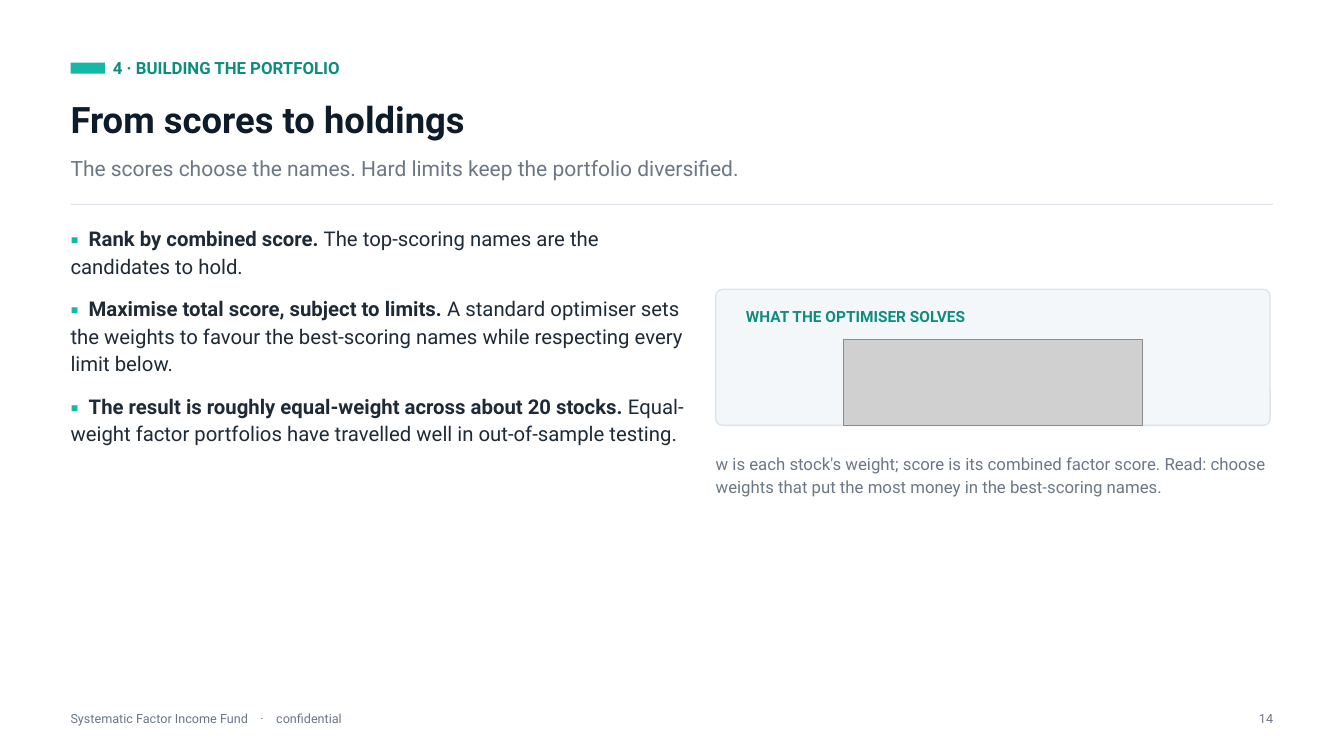
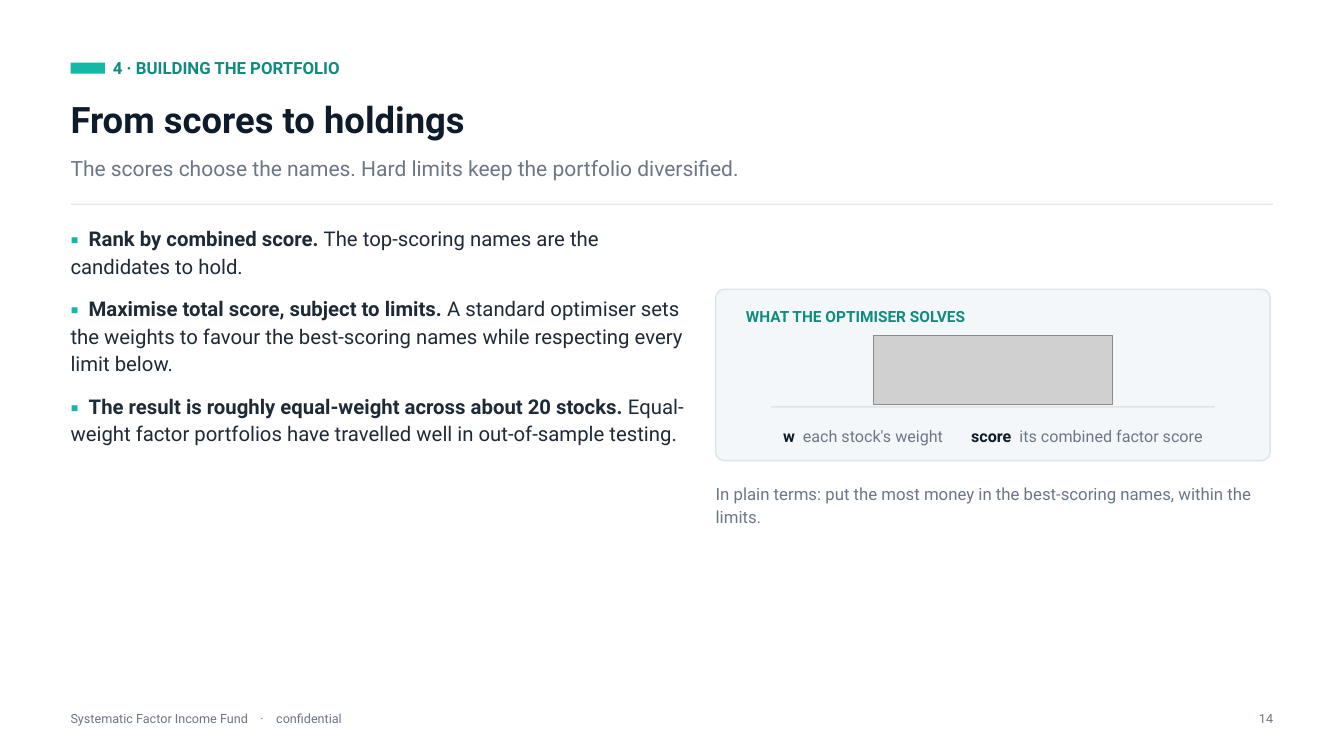
Before and after one commit to diegogomezpy/Portfolio_Algo_Trader, a slide deck: slide 19 of presentation/Systematic-Factor-Income-Fund.pptx. Drawn at 1344x756 pixels with LibreOffice and Linux fonts; fonts in the diff are those of the drawing; grey boxes stand for pictures. Boxes give left, top, right and bottom in pixels: in the first picture for what was removed or moved away, otherwise in the second. Text is boxed around its words. In the diff, an @@ line names an element or a change of style, - is before the commit and + after.

```diff
--- a/presentation/Systematic-Factor-Income-Fund.pptx
+++ b/presentation/Systematic-Factor-Income-Fund.pptx
@@ rounded rectangle: place and size @@
-rounded rectangle at [716,289,1270,425]
+rounded rectangle at [716,289,1270,461]
@@ picture: place and size @@
-picture at [843,340,1142,425]
+picture at [873,336,1113,404]
@@ text "w each stock's weight score ..." at [783,430,1203,446]: vertical alignment top to middle @@
@@ rectangle added at [771,406,1215,407], fill #DDE4EA @@
@@ text at [783,430,1203,446]: text changed; size 12 to 11.5 pt @@
-w is each stock's weight; score is its combined factor score. Read: choose weights that put the most money in the best-scoring names.
+w each stock's weight score its combined factor score
@@ text added at [716,487,1251,523], 12 pt, text #6B7787 @@
+In plain terms: put the most money in the best-scoring names, within the limits.
```
Also in this commit, not shown: 8 other slides changed, 1 other file.
